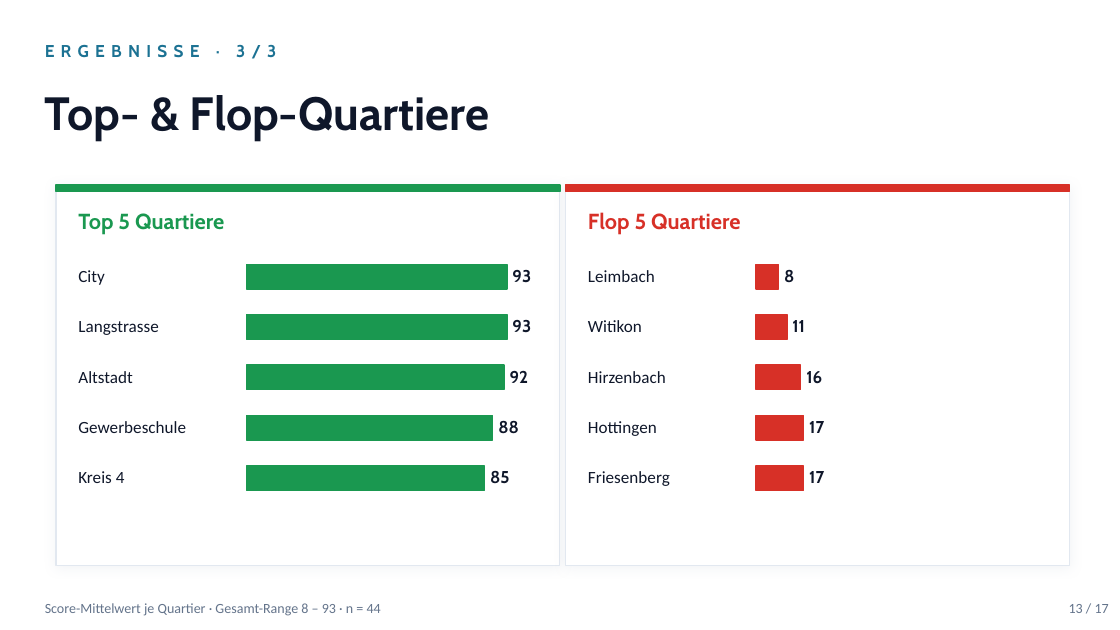
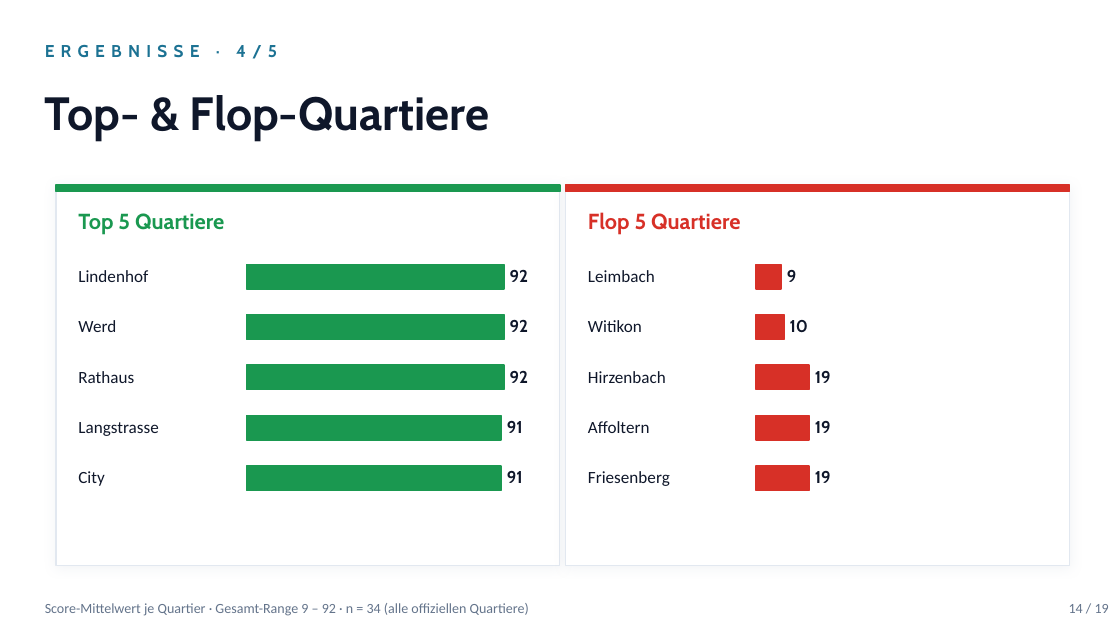
Before and after one commit to sanirmem/zh15min, a slide deck: slide 14 of reports/zh15min_slides.pptx (slide 13 before the commit). Drawn at 1120x630 pixels with LibreOffice and Linux fonts; fonts in the diff are those of the drawing. Boxes give left, top, right and bottom in pixels: in the first picture for what was removed or moved away, otherwise in the second. Text is boxed around its words. In the diff, an @@ line names an element or a change of style, - is before the commit and + after.

```diff
--- a/reports/zh15min_slides.pptx
+++ b/reports/zh15min_slides.pptx
@@ text at (45, 44, 277, 59): text changed @@
-ERGEBNISSE · 3/3
+ERGEBNISSE · 4/5
@@ text at (510, 269, 529, 282): text changed @@
-93
+92
@@ rectangle: place and size @@
-rectangle at (756, 264, 778, 289)
+rectangle at (756, 264, 782, 289)
@@ text at (78, 270, 148, 282): text changed @@
-City
+Lindenhof
@@ text at (787, 270, 797, 282): text changed @@
-8
+9
@@ text at (78, 320, 116, 332): text changed @@
-Langstrasse
+Werd
@@ text at (510, 319, 529, 332): text changed @@
-93
+92
@@ text at (790, 320, 808, 333): text changed @@
-11
+10
@@ text at (78, 371, 134, 383): text changed @@
-Altstadt
+Rathaus
@@ rectangle: place and size @@
-rectangle at (756, 365, 801, 390)
+rectangle at (756, 365, 809, 390)
@@ text at (815, 371, 831, 383): text changed @@
-16
+19
@@ rectangle: place and size @@
-rectangle at (246, 416, 493, 440)
+rectangle at (246, 416, 501, 440)
@@ rectangle: place and size @@
-rectangle at (756, 416, 803, 440)
+rectangle at (756, 416, 809, 440)
@@ text at (78, 422, 158, 436): text changed @@
-Gewerbeschule
+Langstrasse
@@ text at (507, 421, 523, 433): text changed @@
-88
+91
@@ text at (588, 421, 650, 433): text changed @@
-Hottingen
+Affoltern
@@ text at (815, 421, 831, 433): text changed @@
-17
+19
@@ text at (78, 471, 105, 486): text changed @@
-Kreis 4
+City
@@ rectangle: place and size @@
-rectangle at (246, 466, 484, 491)
+rectangle at (246, 466, 501, 491)
@@ text at (507, 471, 523, 483): text changed @@
-85
+91
@@ rectangle: place and size @@
-rectangle at (756, 466, 803, 491)
+rectangle at (756, 466, 809, 491)
@@ text at (815, 471, 831, 483): text changed @@
-17
+19
@@ text at (45, 603, 529, 616): text changed @@
-Score-Mittelwert je Quartier · Gesamt-Range 8 – 93 · n = 44
+Score-Mittelwert je Quartier · Gesamt-Range 9 – 92 · n = 34 (alle offiziellen Quartiere)
@@ text at (1069, 604, 1109, 613): text changed @@
-13 / 17
+14 / 19
```
Also in this commit, not shown: 16 other slides changed, 2 slides added, 15 other files.
